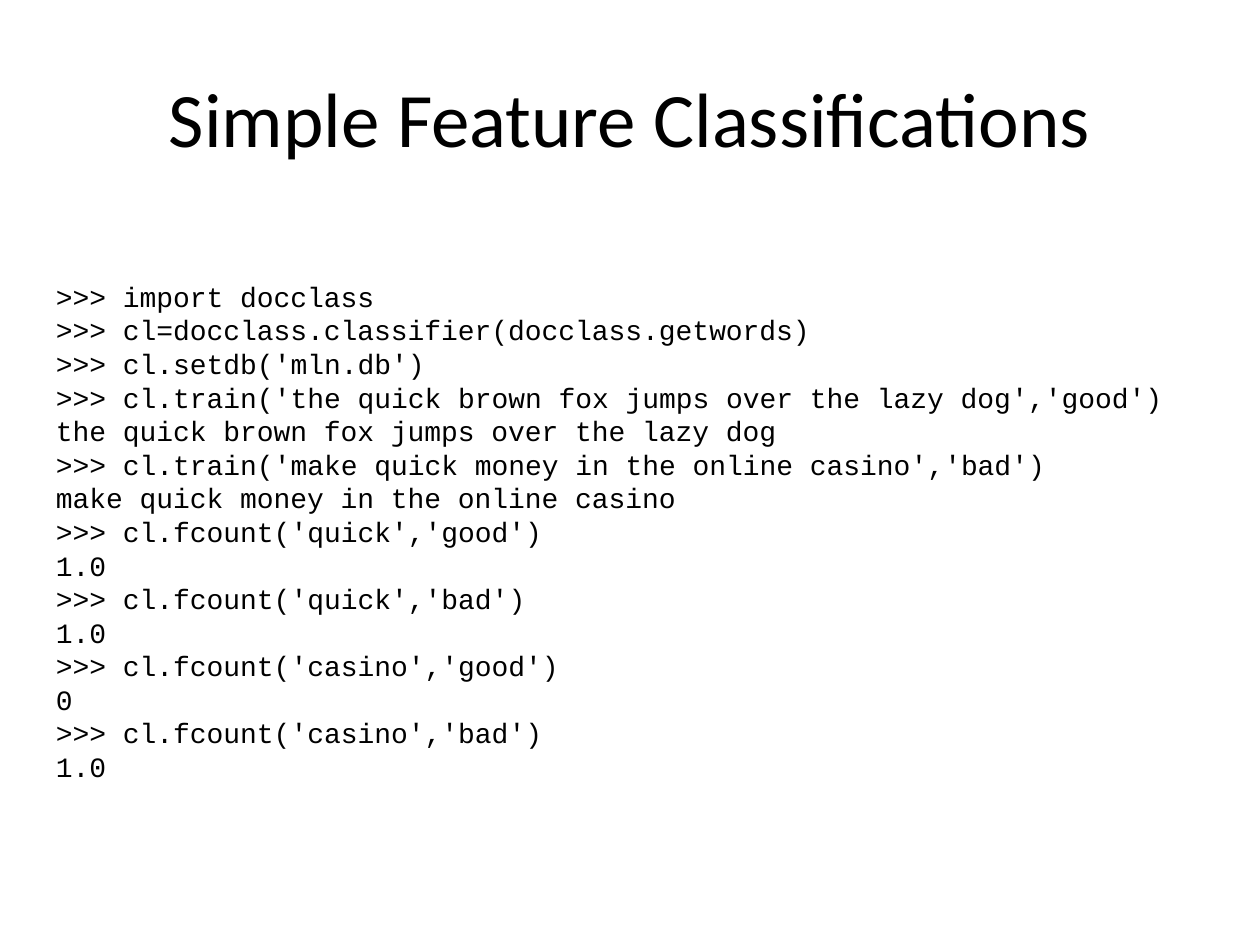
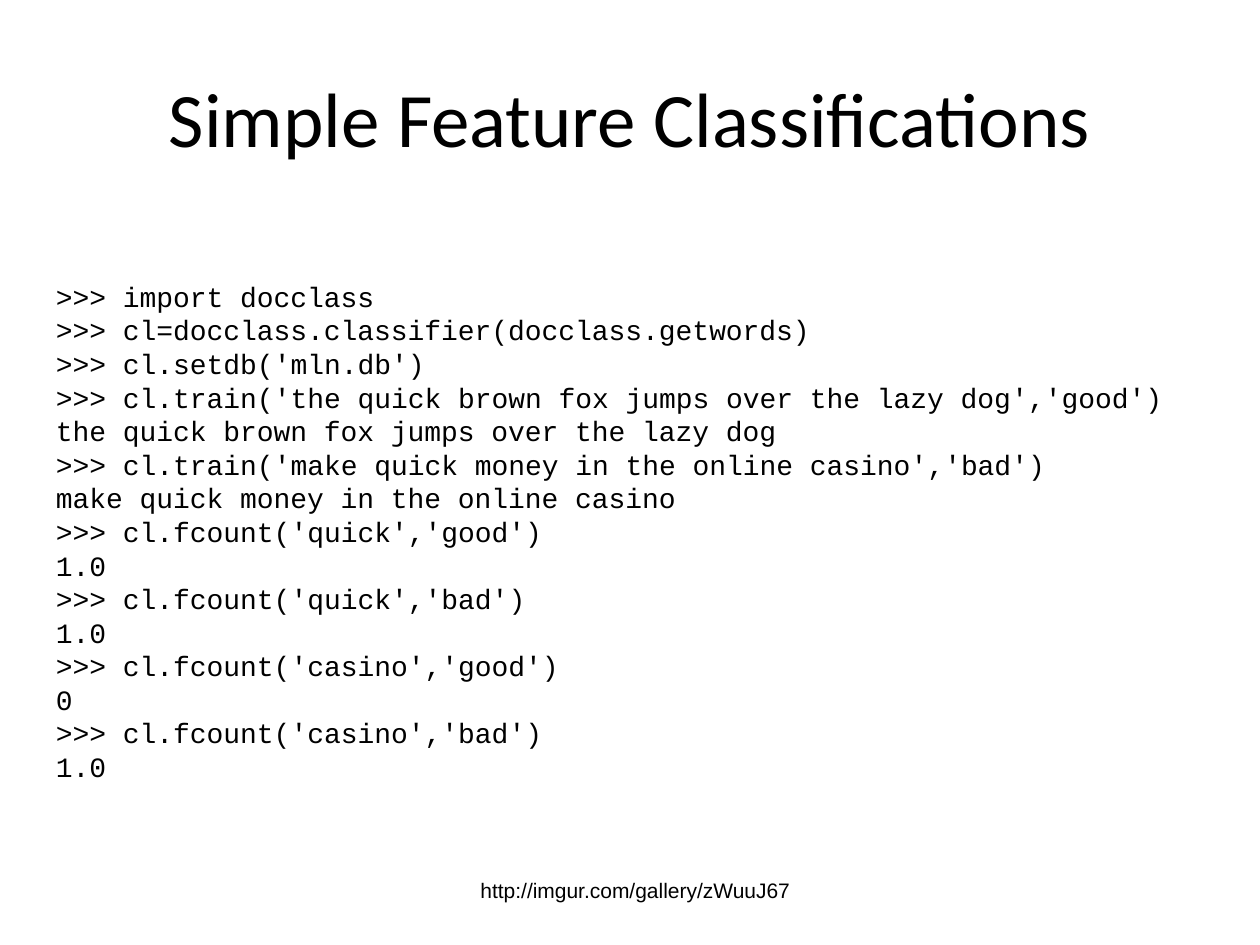
Before and after one commit to phonedude/cs532-s17, a slide deck: slide 11 of slides/week-14-document-filtering.ppt. Drawn at 1260x945 pixels with LibreOffice and Linux fonts; fonts in the diff are those of the drawing. Boxes give left, top, right and bottom in pixels: in the first picture for what was removed or moved away, otherwise in the second. Text is boxed around its words. In the diff, an @@ line names an element or a change of style, - is before the commit and + after.

```diff
--- a/slides/week-14-document-filtering.ppt
+++ b/slides/week-14-document-filtering.ppt
@@ text added at bbox=[480, 882, 789, 903], 12 pt, text #000000 @@
+http://imgur.com/gallery/zWuuJ67
```
Also in this commit, not shown: 1 other slide changed.
